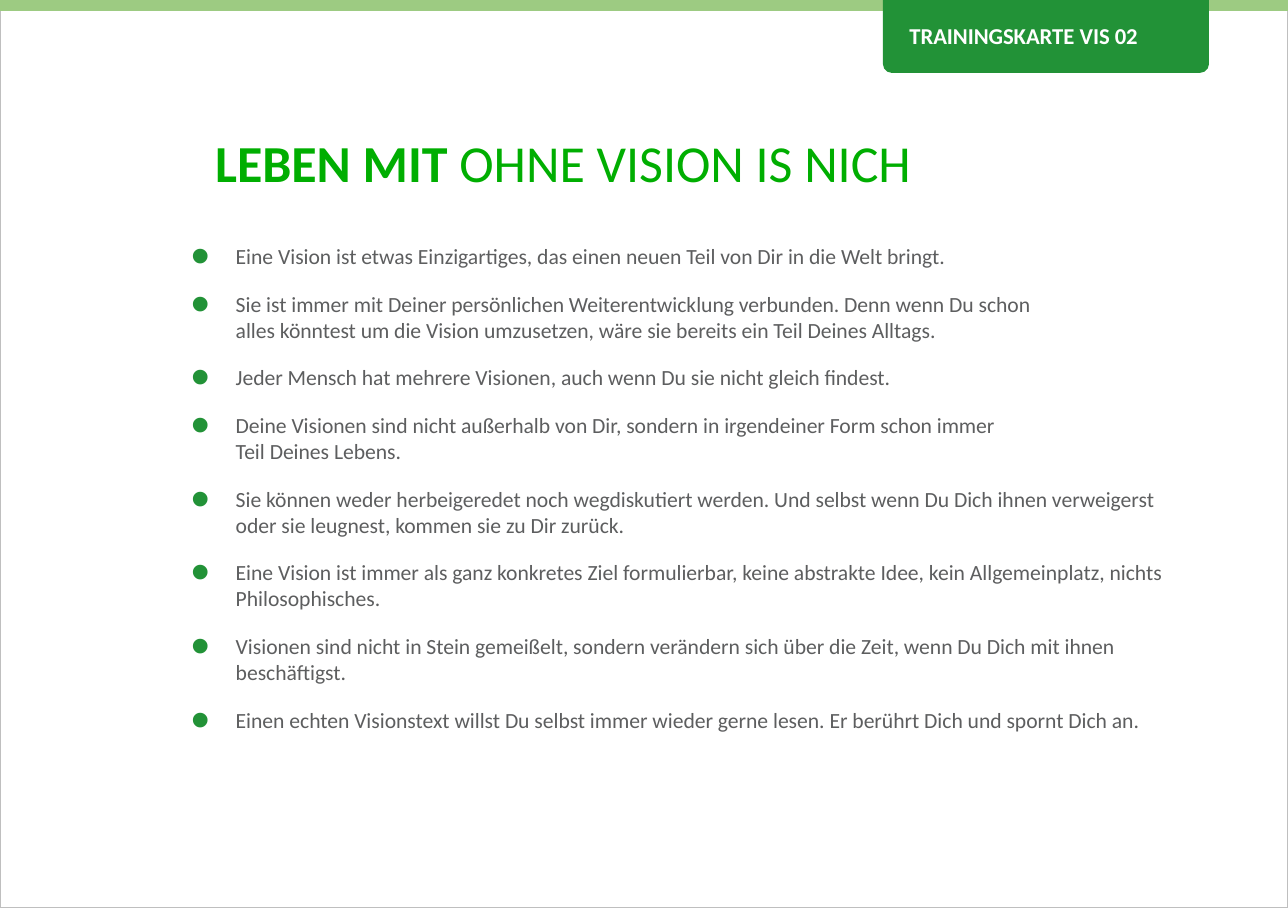
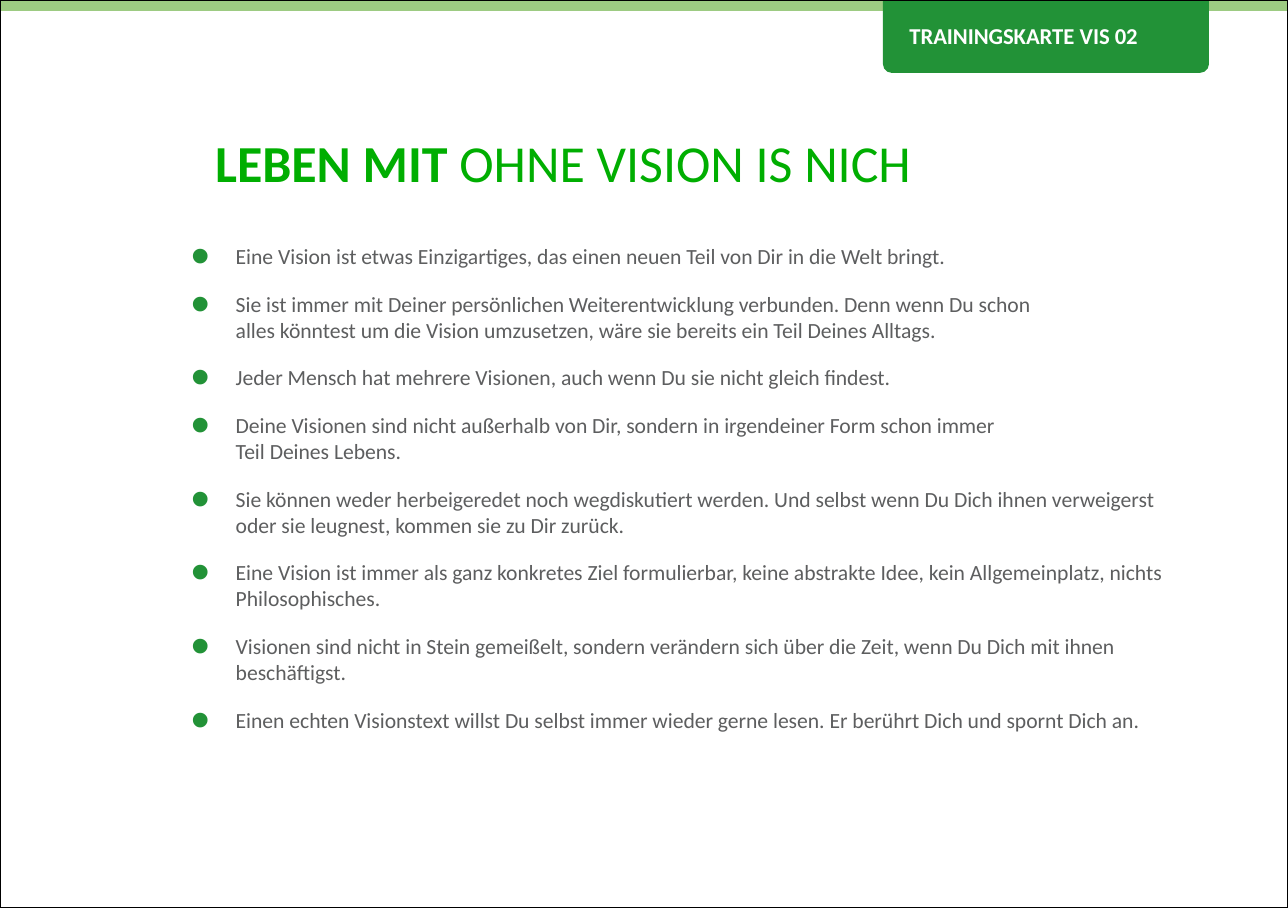
Before and after one commit to Teamtool/training-materials, a slide deck: slide 1 of emotional erwachsen/Vision (VIS)/ger_VIS_02_Leben_mit_ohne_Vision.pptx. Drawn at 1288x908 pixels with LibreOffice and Linux fonts; fonts in the diff are those of the drawing; background and template pictures are left out. Boxes give left, top, right and bottom in pixels: in the first picture for what was removed or moved away, otherwise in the second. Text is boxed around its words. In the diff, an @@ line names an element or a change of style, - is before the commit and + after.

```diff
--- a/emotional erwachsen/Vision (VIS)/ger_VIS_02_Leben_mit_ohne_Vision.pptx
+++ b/emotional erwachsen/Vision (VIS)/ger_VIS_02_Leben_mit_ohne_Vision.pptx
@@ rectangle at (0,0,1288,908): outline #BFBFBF 0.75 pt to #000000 0.75 pt @@
```
Also in this commit, not shown: 1 other slide changed, 1 other file.
